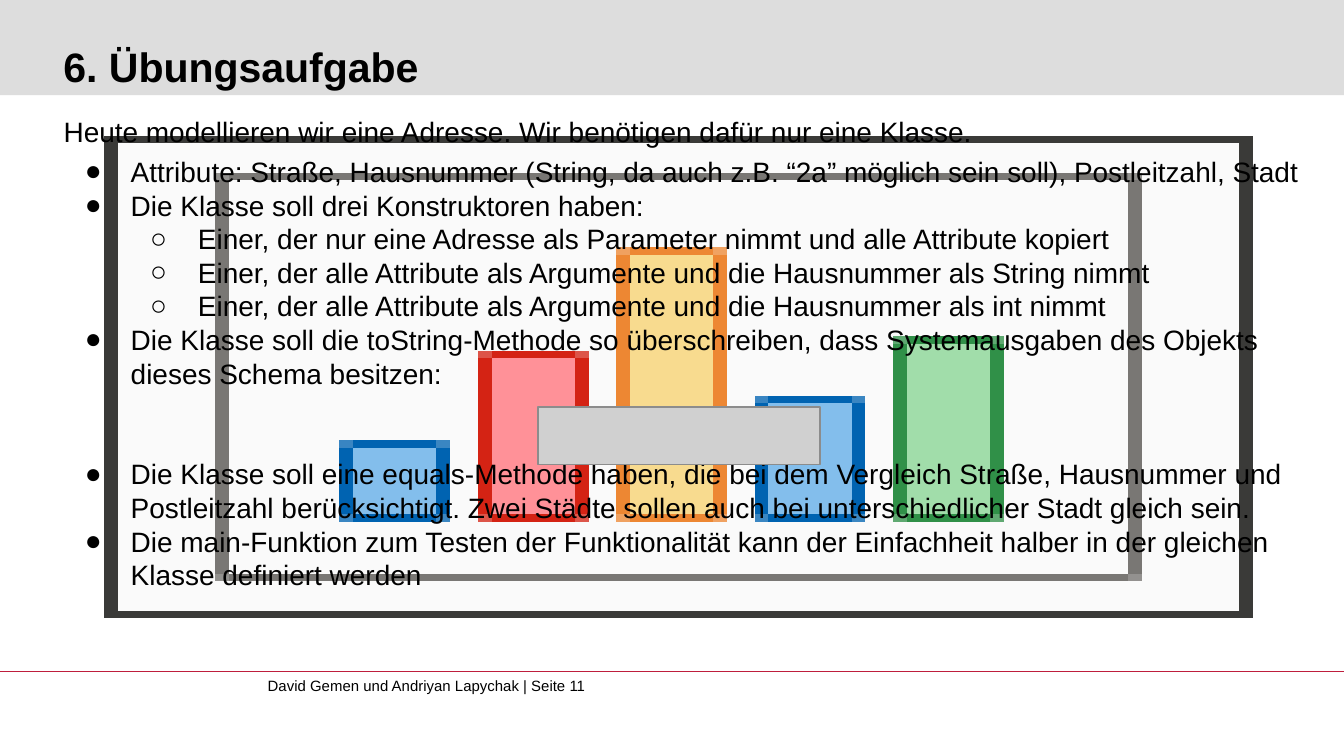
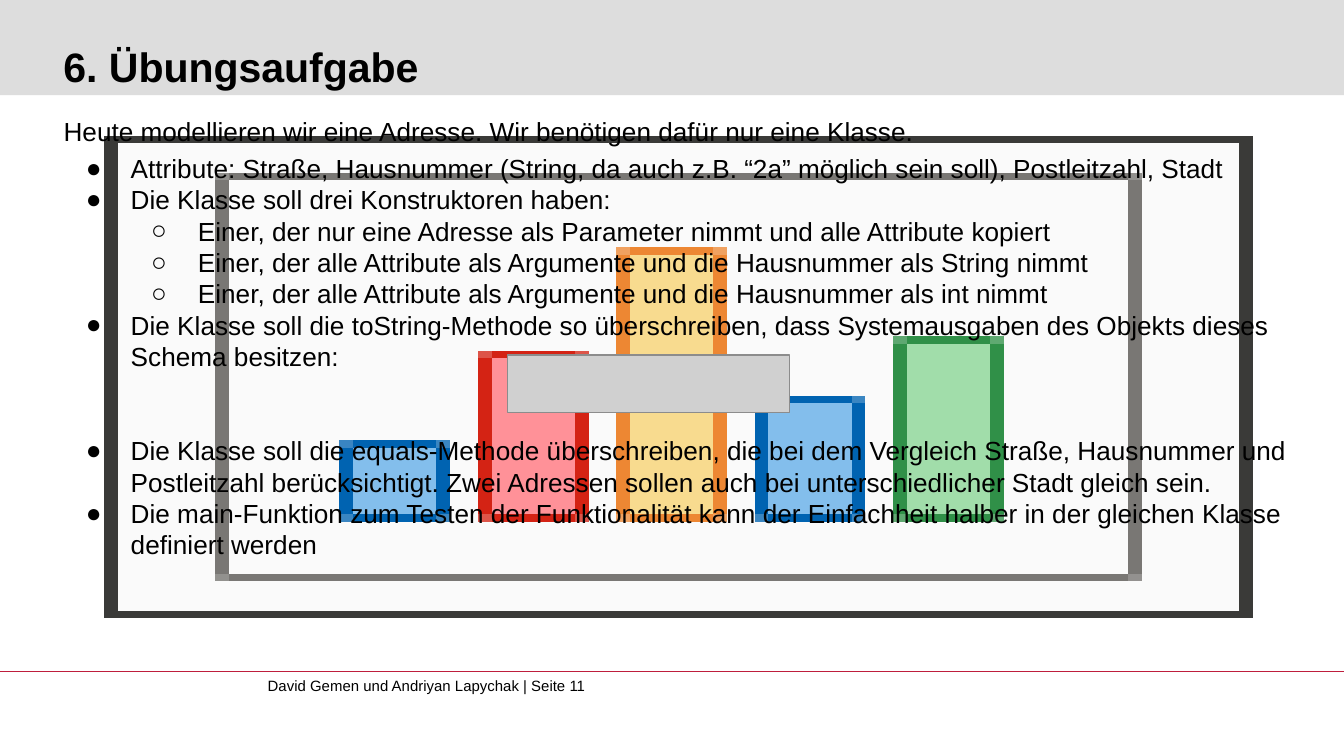
Before and after one commit to gemdav/Programmieren-1-Tutorium, a slide deck: slide 11 of slides/07_polymorphism_equals_toString_pbv_pbr.pptx. Drawn at 1344x756 pixels with LibreOffice and Linux fonts; fonts in the diff are those of the drawing; grey boxes stand for pictures; background and template pictures are left out. Boxes give left, top, right and bottom in pixels: in the first picture for what was removed or moved away, otherwise in the second. Text is boxed around its words. In the diff, an @@ line names an element or a change of style, - is before the commit and + after.

```diff
--- a/slides/07_polymorphism_equals_toString_pbv_pbr.pptx
+++ b/slides/07_polymorphism_equals_toString_pbv_pbr.pptx
@@ text at box(64, 122, 1281, 560): size 15 to 14 pt in "Heute modellieren wir eine Adresse. Wir benötigen ...", "Attribute: Straße, Hausnummer (String, da auch z.B. ...", "Die Klasse soll drei Konstruktoren haben:", "Einer, der nur eine Adresse als Parameter ..." and 4 more places; indent changed @@
@@ picture: place and size @@
-picture at box(538, 407, 820, 465)
+picture at box(508, 355, 790, 413)
@@ text at box(131, 439, 1286, 498): text changed; size 15 to 14 pt @@
-● Die Klasse soll eine equals-Methode haben, die bei dem Vergleich Straße, Hausnummer und Postleitzahl berücksichtigt. Zwei Städte sollen auch bei unterschiedlicher Stadt gleich sein.
+● Die Klasse soll die equals-Methode überschreiben, die bei dem Vergleich Straße, Hausnummer und Postleitzahl berücksichtigt. Zwei Adressen sollen auch bei unterschiedlicher Stadt gleich sein.
```
Also in this commit, not shown: 1 other slide changed, 3 other files.
